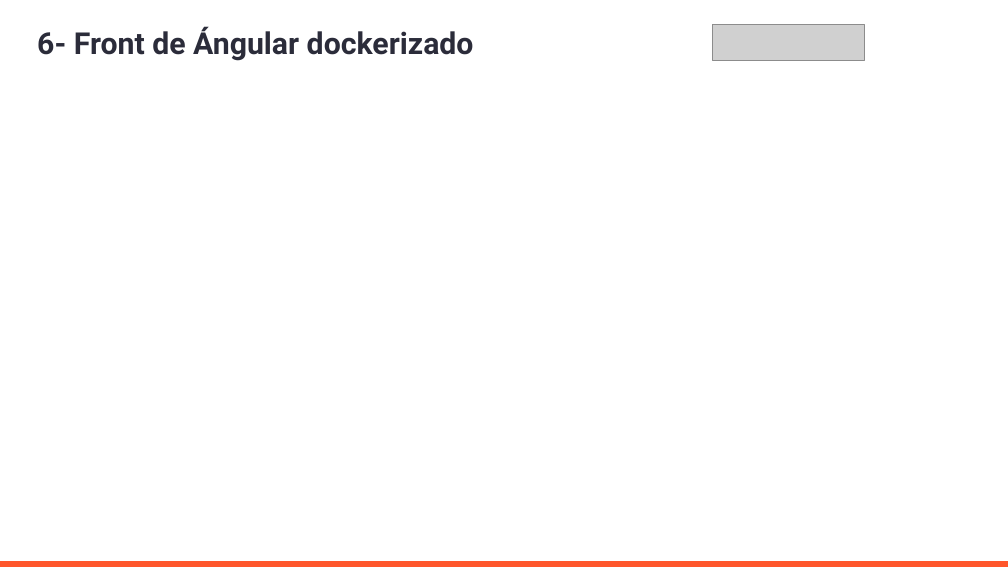
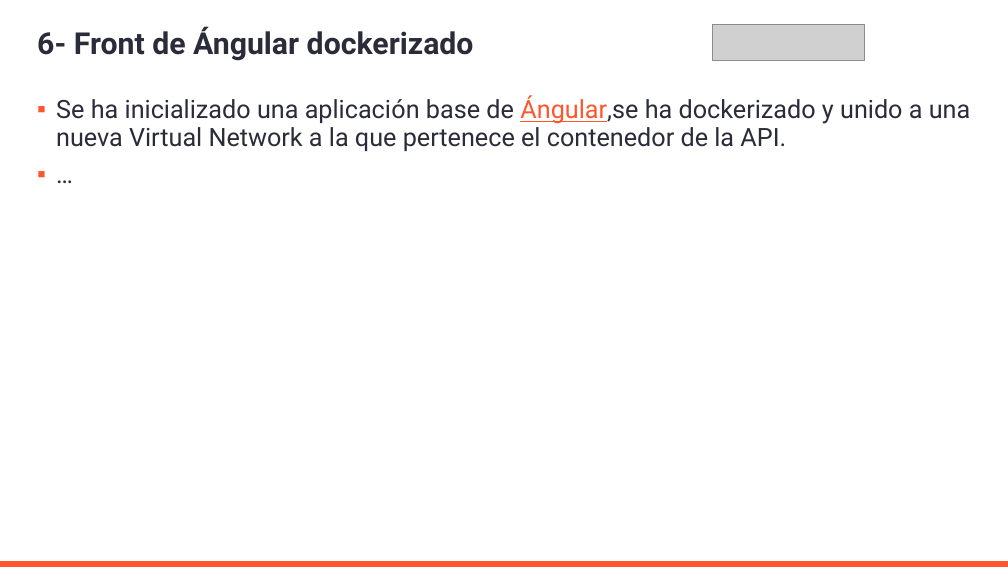
Before and after one commit to AleMedinaGarc/DotnetAPI-Practice, a slide deck: slide 12 of IniciacionDePracticasExternas.pptx. Drawn at 1008x567 pixels with LibreOffice and Linux fonts; fonts in the diff are those of the drawing; grey boxes stand for pictures; background and template pictures are left out. Boxes give left, top, right and bottom in pixels: in the first picture for what was removed or moved away, otherwise in the second. Text is boxed around its words. In the diff, an @@ line names an element or a change of style, - is before the commit and + after.

```diff
--- a/IniciacionDePracticasExternas.pptx
+++ b/IniciacionDePracticasExternas.pptx
@@ text added at box(56, 95, 970, 151), 24 pt, text #2B2C3A @@
+▪ Se ha inicializado una aplicación base de Ángular,se ha dockerizado y unido a una nueva Virtual Network a la que pertenece el contenedor de la API.
+▪ …
```
Also in this commit, not shown: 4 other slides changed, 1 other file.
